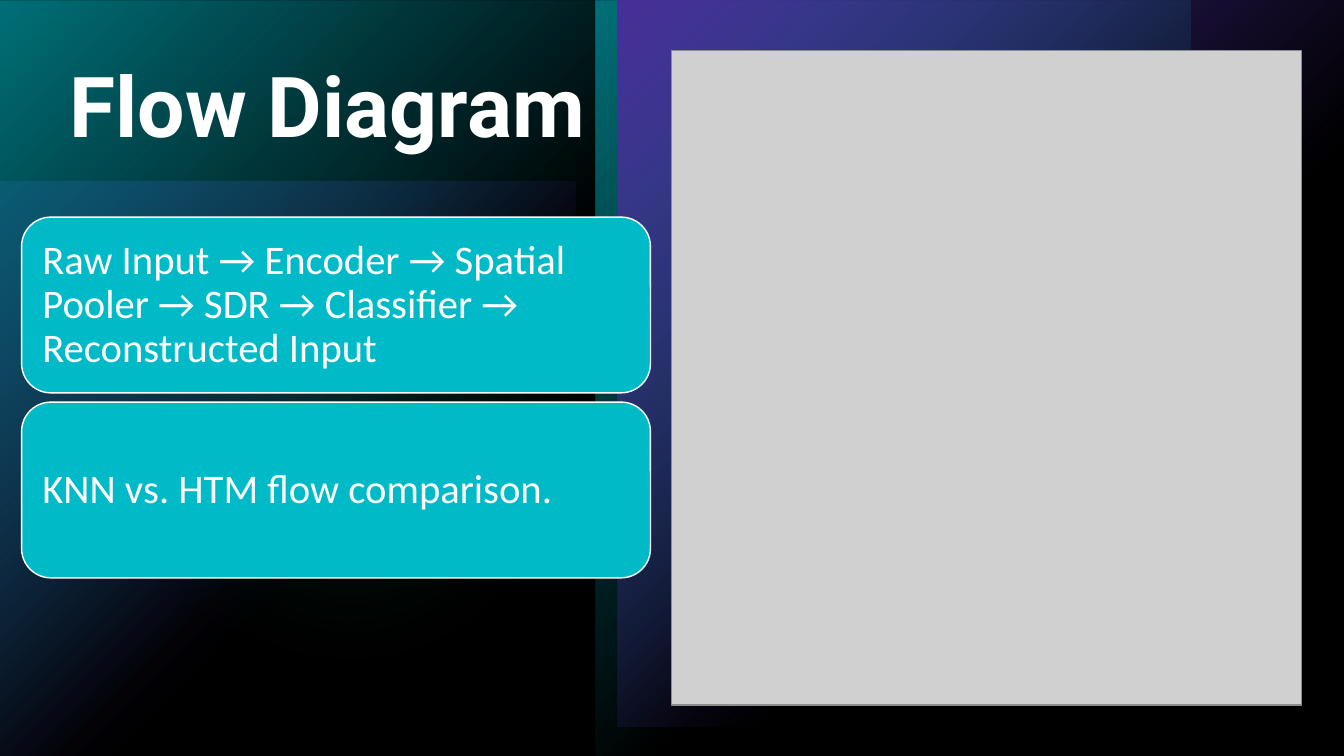
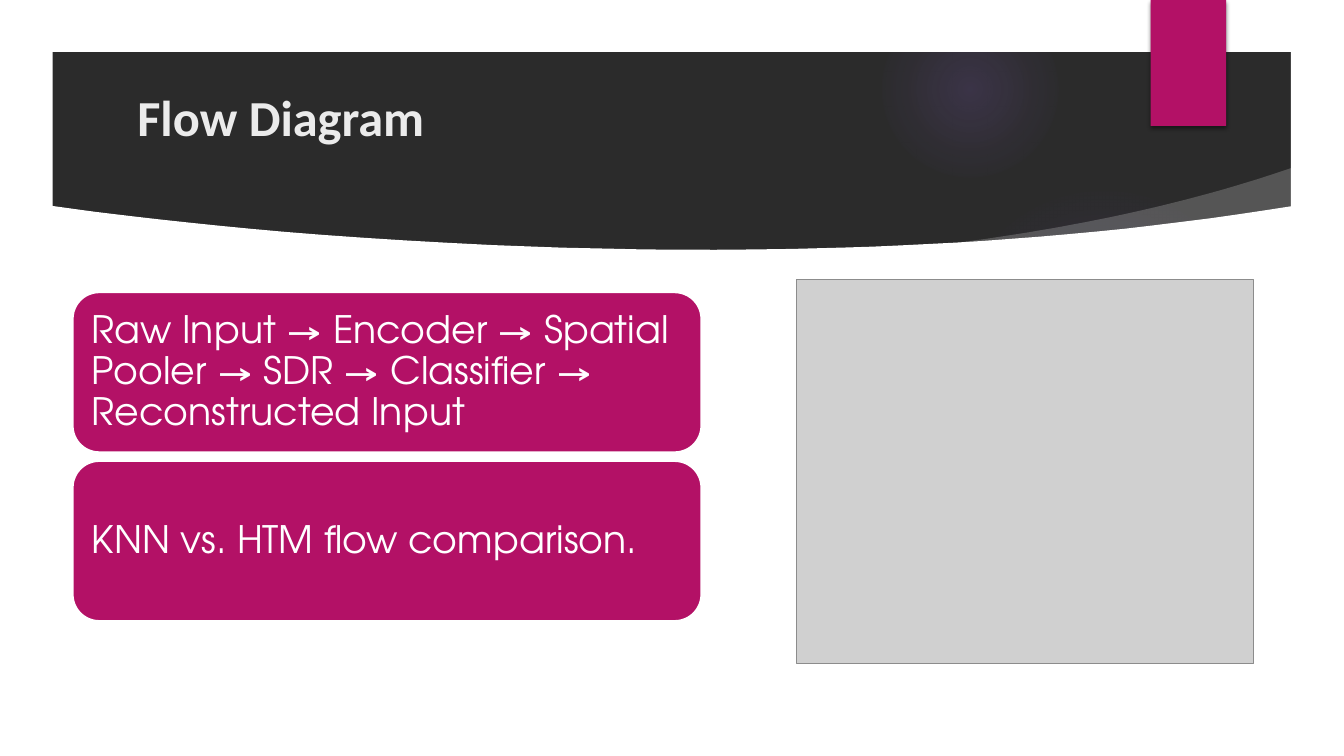
Before and after one commit to prnshubn/neocortexapi-team-untitled, a slide deck: slide 7 of source/Documentation_Team_Untitled/Team_Untitled_Presentation.pptx (slide 11 before the commit). Drawn at 1344x756 pixels with LibreOffice and Linux fonts; fonts in the diff are those of the drawing; grey boxes stand for pictures; background and template pictures are left out; a plain dark background stands for a picture behind light text. Boxes give left, top, right and bottom in pixels: in the first picture for what was removed or moved away, otherwise in the second. Text is boxed around its words. In the diff, an @@ line names an element or a change of style, - is before the commit and + after.

```diff
--- a/source/Documentation_Team_Untitled/Team_Untitled_Presentation.pptx
+++ b/source/Documentation_Team_Untitled/Team_Untitled_Presentation.pptx
@@ background #000000 to picture (left out) @@
@@ rectangle removed at box(0, 0, 1344, 756) @@
@@ group added at box(0, 0, 1344, 756): 5 ellipses, 3 freeform shapes @@
@@ group removed at box(0, 0, 1344, 756): 4 rectangles, 2 ellipses @@
@@ rectangle added at box(1150, 0, 1226, 126), fill #B31166 @@
@@ title "Flow Diagram": place and size @@
-title "Flow Diagram" at box(70, 74, 585, 157)
+title "Flow Diagram" at box(137, 100, 424, 145)
@@ title "Flow Diagram" at box(137, 100, 424, 145): size 60 to 36 pt, font Roboto to Calibri, text colour #FFFFFF to #EBEBEB; line spacing 0.9 to 1; vertical alignment top to middle @@
@@ rounded rectangle at box(73, 292, 702, 453): fill #00BAC8 to #B31166; outline #FFFFFF 1 pt to #FFFFFF 1.5 pt @@
@@ rounded rectangle: place and size @@
-rounded rectangle at box(21, 217, 650, 392)
+rounded rectangle at box(73, 292, 702, 453)
@@ picture: place and size @@
-picture at box(671, 51, 1302, 706)
+picture at box(798, 280, 1254, 664)
@@ text "Raw Input → Encoder → ..." at box(92, 314, 668, 433): size 29 to 27 pt, font Calibri to TeX Gyre Adventor @@
@@ text "Raw Input → Encoder → ...": place and size @@
-text "Raw Input → Encoder → ..." at box(42, 245, 565, 369)
+text "Raw Input → Encoder → ..." at box(92, 314, 668, 433)
@@ rounded rectangle: place and size @@
-rounded rectangle at box(21, 402, 650, 578)
+rounded rectangle at box(73, 461, 702, 621)
@@ rounded rectangle at box(73, 461, 702, 621): fill #00BAC8 to #B31166; outline #FFFFFF 1 pt to #FFFFFF 1.5 pt @@
@@ text "KNN vs. HTM flow comparison.": place and size @@
-text "KNN vs. HTM flow comparison." at box(42, 475, 552, 510)
+text "KNN vs. HTM flow comparison." at box(92, 525, 637, 561)
@@ text "KNN vs. HTM flow comparison." at box(92, 525, 637, 561): size 29 to 27 pt, font Calibri to TeX Gyre Adventor @@
```
Also in this commit, not shown: 27 other slides changed, 1 slide added, 1 slide removed.
